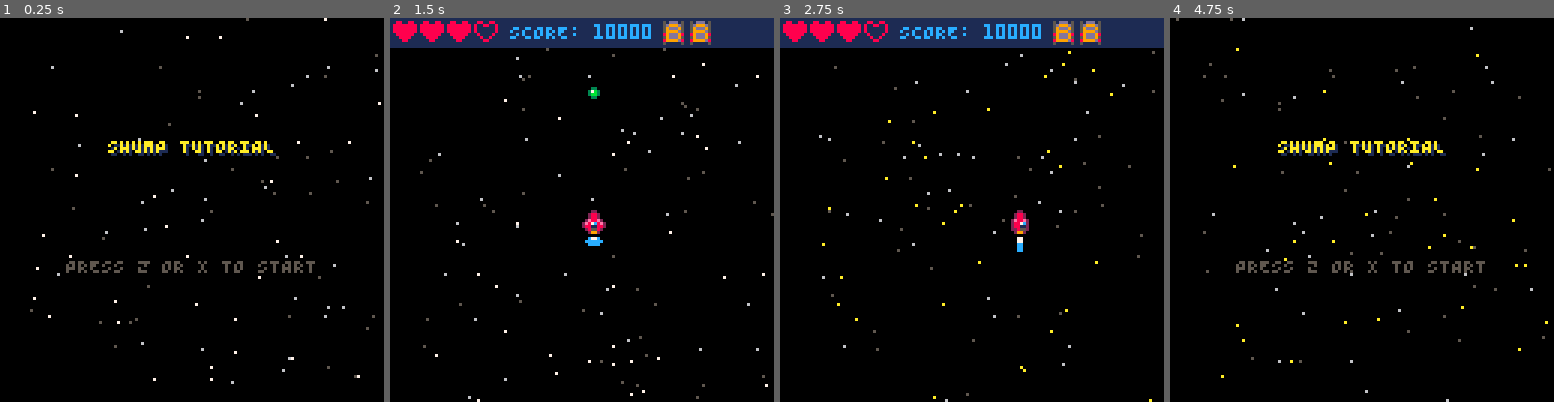
Above: before the commit, frames 1-4 (left to right).
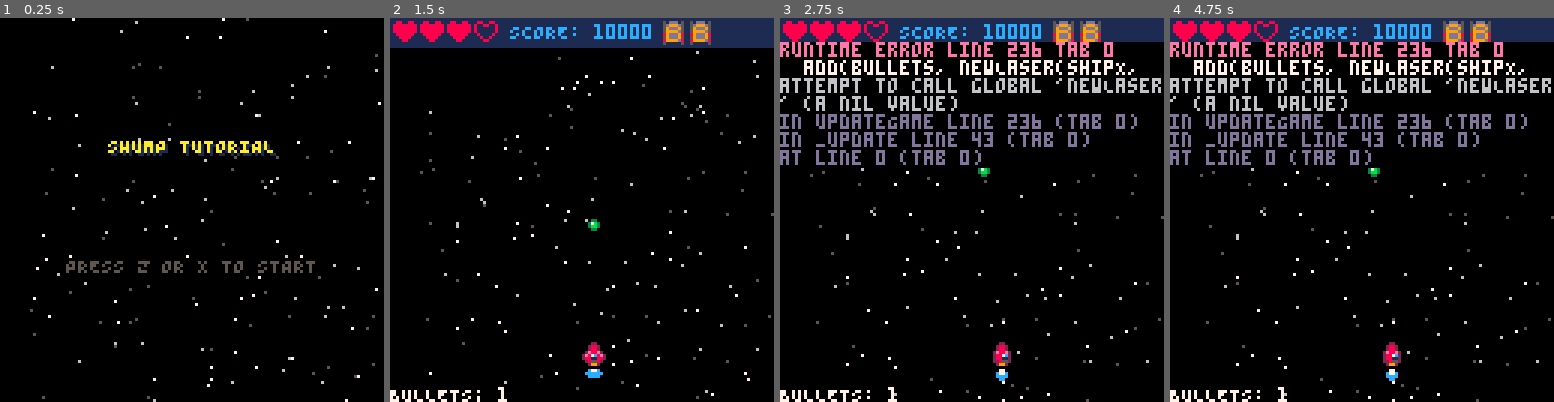
Above: after the commit, the same moments.

Repository: ProfSFrink/pico-8_shump_tutorial
Game: PICO-8 cartridge shump.p8
Two runs of this game, one before a commit and one after it. Both use one fixed random seed, a clock stepped at 60 frames per second and the inputs below.
Inputs:
- Up to frame 1 (0.25 s): no input
- Up to frame 2 (1.5 s): tap X (X key) at 0.33, 1.07 s; tap O (Z key) at 0.7 s
- Up to frame 3 (2.75 s): hold Right 1.6-2.1 s; tap O (Z key) at 1.7, 2.1, 2.5 s; tap X (X key) at 1.85 s; hold Up 2.15-2.42 s; hold Right from 2.47 s (still down)
- Up to frame 4 (4.75 s): tap O (Z key) every 0.4 s from 2.9 to 4.5 s; tap X (X key) at 2.97, 4.08 s; release Right at 3.03 s; hold Left 3.08-3.58 s; hold Down 3.63-3.97 s; hold Right 4.02-4.68 s; hold Up from 4.73 s (still down)

The runs differ from the first frame. In frame 1, 0.3% of the frame differs, in the area x 8-99%, y 0-100%; in frame 2, 2.0%; in frame 3, 11%; in frame 4, 18%, in the area x 0-100%, y 0-100%.
Error after the commit: runtime error line 236 tab 0; add(bullets, newLaser(shipX,; attempt to call global 'newLaser' (a nil value)

Commit message:
- (refactor) shorten various variable names.

Diff:
--- a/components/starfield.lua
+++ b/components/starfield.lua
@@ -1,39 +1,39 @@
 -- Factory function for creating stars.
--- @param colour: The colour of the star.
--- @param speed: How fast the star moves.
+-- @param col: The colour of the star.
+-- @param spd: How fast the star moves.
 -- @param isStart: If true, the star is
 -- for the title/start screen, otherwise
 -- it's for the game/game over screen.
 -- @return: A new star object.
-function createStar(colour,speed,isStart)
+function createStar(col,spd,isStart)
 	return {
 		x=flr(rnd(118)+10),
 		y=flr(rnd(118)+10),
-		colour=colour,
-		speed=speed,
+		col=col,
+		spd=spd,
 		isAsteroid=false,
 
         -- Update the star's position.
 		update=function(self)
-			self.y=self.y+self.speed
+			self.y=self.y+self.spd
 
             --[[reset the star to the top of the screen
             if it goes off the bottom.]]--
 			if self.y > 128 then
                 local uiOffset = isStart and 0 or uiHeight
 
-				self.isAsteroid = self.colour == midStar.colour
-                and rnd(1) < 0.01
+				self.isAsteroid = self.col == midStar.col
+                and rnd(1) < 0.005
 
 				self.y = uiOffset
 				self.x = flr(rnd(128))
 			end
 
             -- Twinkle the star if it's a near star.
-            if self.colour == nearStar.colour then
-                self.colour=nearStar.twinkleColour
-            elseif self.colour == nearStar.twinkleColour then
-                self.colour=nearStar.colour
+            if self.col == nearStar.col then
+                self.col=nearStar.twinkleCol
+            elseif self.col == nearStar.twinkleCol then
+                self.col=nearStar.col
             end
 		end
 	}
@@ -45,20 +45,21 @@
 -- or the game/game over screen (false).
 function createStarfield(isStart)
     for i=1,numOfStars do
-        colour=flr(rnd(3))+5
+        local col=flr(rnd(3))+5
+        local spd
 
         -- Set far stars.
-        if colour == farStar.colour then
-            speed=farStar.speed
+        if col == farStar.col then
+            spd=farStar.spd
         -- Set mid stars.
-        elseif colour == midStar.colour then
-            speed=midStar.speed
+        elseif col == midStar.col then
+            spd=midStar.spd
         -- Set near stars.
         else
-            speed=nearStar.speed
+            spd=nearStar.spd
         end
 
-        stars[i] = createStar(colour, speed, isStart)
+        stars[i] = createStar(col, spd, isStart)
     end
 end
 
@@ -69,7 +70,7 @@
         if s.isAsteroid then
             spr(23, s.x, s.y)
         else
-            pset(s.x, s.y, s.colour)
+            pset(s.x, s.y, s.col)
         end
     end
 end
--- a/main.lua
+++ b/main.lua
@@ -18,13 +18,13 @@
 
 	-- Setup and initialize starfield.
 	stars={}
-	numOfStars=100
+	numOfStars=150
 
-	farStar={colour=5, speed=0.25}
+	farStar={col=5, spd=0.25}
 
-	midStar={colour=6, speed=0.75, isAsteroid=false}
+	midStar={col=6, spd=0.75, isAsteroid=false}
 
-	nearStar={colour=7, twinkleColour=10, speed=2}
+	nearStar={col=7, twinkleCol=10, spd=2}
 
 	stateNames={title="title", start="start",
 	game="game", gameOver="gameOver"}
--- a/states/game.lua
+++ b/states/game.lua
@@ -8,7 +8,7 @@
 
 	-- Ship's x and y coordinates.
 	shipX=64
-	shipY=64
+	shipY=108
 
 	-- Ship's speed in x and y direction.
 	spdX=2
@@ -21,14 +21,28 @@
 	flameSpr=7
 
 	-- Ship bullet offset.
-	shipBullOffset=3
+	shpBullOffset=3
 
 	-- Setup for bullets.
 	bullets = {}
 
-	bullet={sprStart=16, spriteEnd=17, speed=3, sfx=0}
+	-- Setup for bullets & lasers.
+	-- strtFram: Starting frame of the bullet's animation.
+	-- endFram: Ending frame of the bullet's animation.
+	-- spd: Speed of the bullet.
+	bullet={
+		strtFram=16,
+		endFram=17,
+		spd=3,
+		sfx=0
+	}
 
-	laser={sprStart=18, spriteEnd=21, speed=4, sfx=1}
+	laser={
+		strtFram=18,
+		endFram=21,
+		spd=4,
+		sfx=1
+	}
 
 	-- Setup for muzzle flash.
 	muzzle=0
@@ -77,22 +91,21 @@
 
 	-- Fire laser if Z pressed.
 	if btnp(4) then
-		--add(bullets, newBullet(shipX,
-		--	shipY - shipBullOffset,
-		--	laser.sprStart, laser.spriteEnd,
-		--	laser.speed))
+		add(bullets, newLaser(shipX,
+		shipY - shpBullOffset,
+		laser.strtFram, laser.endFram,
+		laser.spd))
 
 		sfx(laser.sfx)
-		--muzzle=4
-		showGameOver()
+		muzzle=4
 	end
 
 	-- Fire bullet if X pressed.
 	if btnp(5) then
 		add(bullets, newBullet(shipX,
-			shipY - shipBullOffset,
-			bullet.sprStart, bullet.spriteEnd,
-			bullet.speed))
+			shipY - shpBullOffset,
+			bullet.strtFram, bullet.endFram,
+			bullet.spd))
 
 		sfx(bullet.sfx)
 		muzzle=4
@@ -111,30 +124,30 @@
 	flameSpr=flameSpr+1
 
 	-- Loop the flame animation.
-	if flameSpr > 11 then
+	if flameSpr>11 then
 		flameSpr=7
 	end
 
 	-- Animate the muzzle flash.
-	if muzzle >= 0 then
+	if muzzle>=0 then
 		muzzle=muzzle-1
 	end
 
 	-- Checking if we hit the
 	-- Horizontal bounds of the screen.
-	if shipX > 120 then
+	if shipX>120 then
 		shipX=120
 	end
 
-	if shipX < 0 then
+	if shipX<0 then
 		shipX=0
 	end
 
-	if shipY > 120 then
+	if shipY>120 then
 		shipY=120
 	end
 
-	if shipY < 0 then
+	if shipY<0 then
 		shipY=0
 	end
 end
@@ -143,6 +156,8 @@
 function drawGame()
 	cls(0)
 	updateStarfield()
+
+	?"BULLETS: "..#bullets, 0, 123, 7
 
 	spr(shipSpr,shipX,shipY)
 	spr(flameSpr,shipX,shipY+8)
@@ -161,7 +176,7 @@
 	?scoreStr,calcCenX(#scoreStr),2,12
 
 	for i=1,4 do
-		if lives >= i then
+		if lives>=i then
 			spr(13,i*9-8,1)
 		else
 			spr(14,i*9-8,1)
